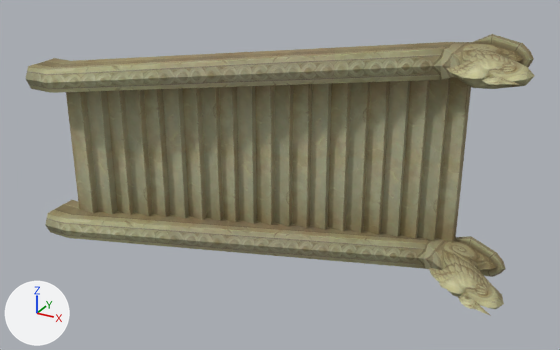
What one commit did to the OBJ model sceneobjs/huodong_fuben_407/huodong_fuben_407_louti.obj.
The view is the same before and after, from a 50 mm lens placed at (1415.0, -2941.0, 1220.0), pointed at (27.0, -416.0, -42.0). Every picture has the same lights, and +X, +Y and +Z are marked at lower left. Where no turn or scale is listed for an object, it has been applied to the vertices. Vertices at the same position are counted once.

Objects in the first picture: 'huodong_fuben_407_louti'.
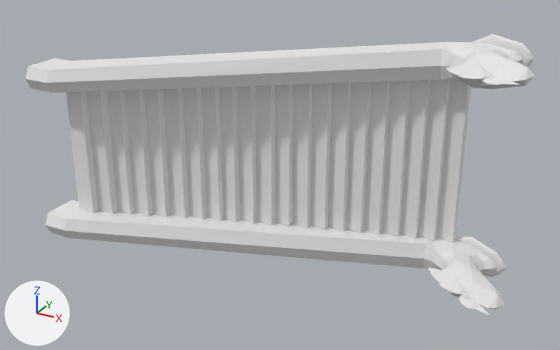
What differs and where, as boxes (x1, y1, x2, y2) in the pictures (560 x 350 px):
part 1 of me_huodong_fuben_407_louti, recoloured (yellow to grey)
    both: (66, 48, 471, 260)
part 2 of me_huodong_fuben_407_louti, recoloured (yellow to white)
    both: (26, 34, 534, 316)

What the commit changed:
Material 'material_2' (mat_material_2_1) is new.
Its base color is (0.8, 0.8, 0.8) (white #e7e7e7).
Its roughness is 1.0.
Material 'material_1' (mat_material_1_1) is new.
Its base color is (0.8, 0.8, 0.8) (white #e7e7e7).
Its roughness is 1.0.
me_huodong_fuben_407_louti has 482 vertices, 820 faces and spans x -916.0..938.0, y -808.0..0.0, z -527.0..527.0.
me_huodong_fuben_407_louti is used by ob_huodong_fuben_407_louti; location (0.0, 0.0, 0.0).
me_huodong_fuben_407_louti part 1: all 196 faces that had it switch from mat_material_1 (picture img_huodong_fuben_407_louti_01_png) to mat_material_1_1 (white #e7e7e7).
me_huodong_fuben_407_louti part 2: all 624 faces that had it switch from mat_material_2 (picture img_huodong_fuben_407_louti_02_png) to mat_material_2_1 (white #e7e7e7).
